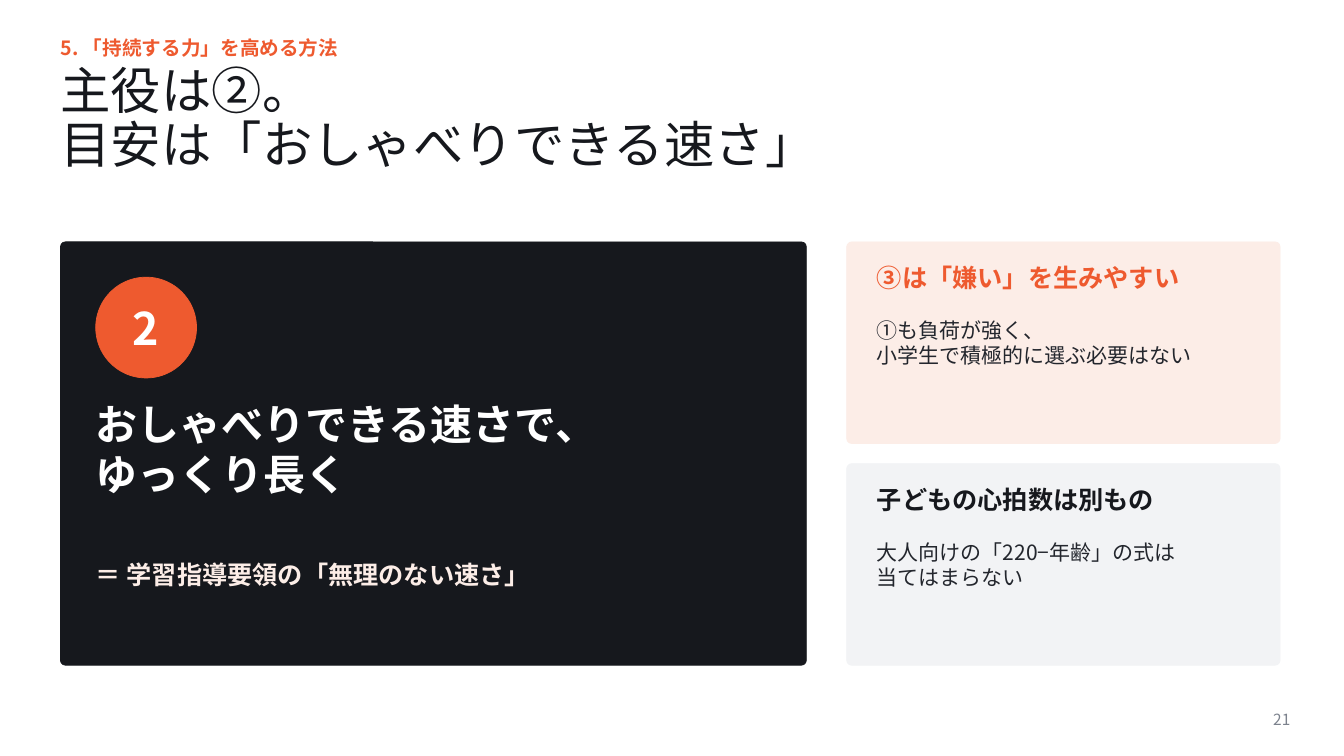
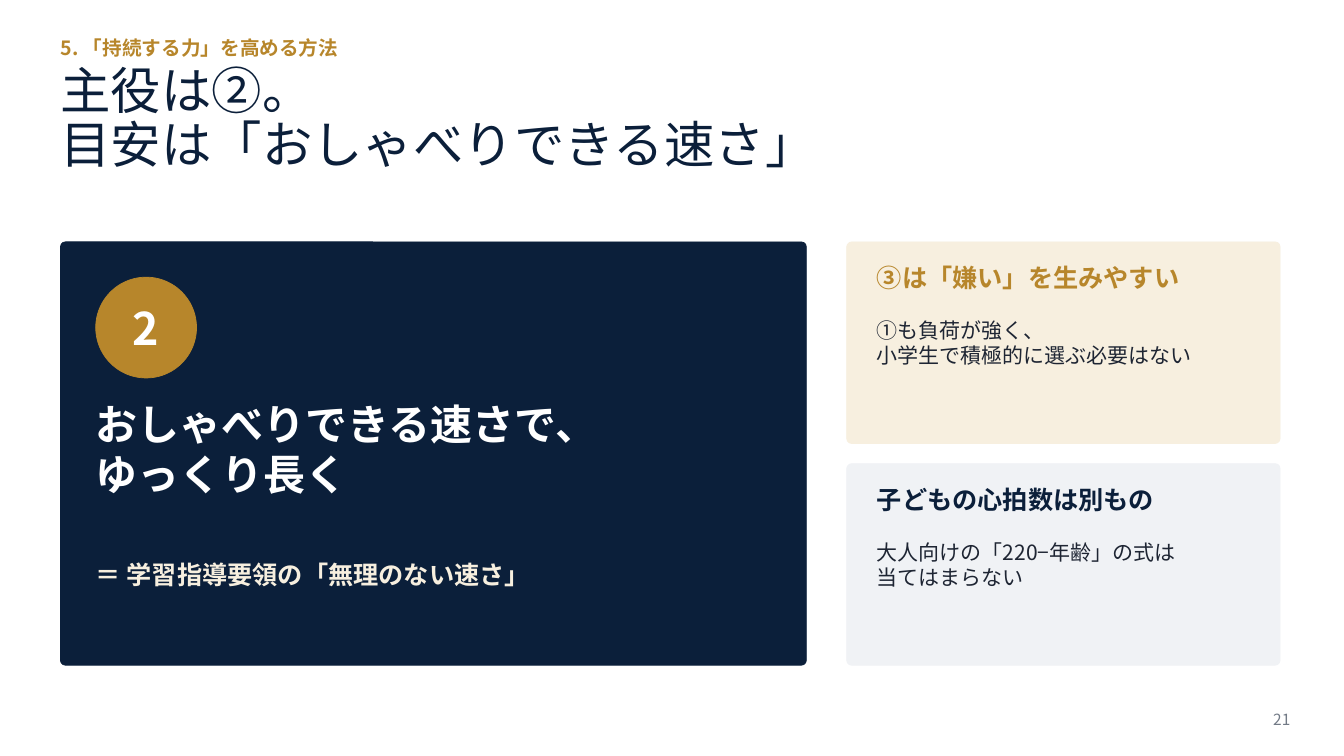
Before and after one commit to yokotaka21-cmyk/slide-longrun, a slide deck: slide 21 of マラソン大会に向けて_講義スライド.pptx. Drawn at 1344x756 pixels with LibreOffice and Linux fonts; fonts in the diff are those of the drawing. Boxes give left, top, right and bottom in pixels: in the first picture for what was removed or moved away, otherwise in the second. Text is boxed around its words. In the diff, an @@ line names an element or a change of style, - is before the commit and + after.

```diff
--- a/マラソン大会に向けて_講義スライド.pptx
+++ b/マラソン大会に向けて_講義スライド.pptx
@@ text "5. 「持続する力」を高める方法" at [60, 38, 338, 57]: text colour #EE5A2F to #B7862B @@
@@ title "主役は②。" at [60, 66, 815, 168]: text colour #16181D to #0B1F3A @@
@@ rounded rectangle at [60, 242, 807, 665]: fill #16181D to #0B1F3A; outline #16181D 0.5 pt to #0B1F3A 0.5 pt @@
@@ rounded rectangle at [847, 242, 1280, 444]: fill #FCEDE7 to #F7EFDF; outline #FCEDE7 0.5 pt to #F7EFDF 0.5 pt @@
@@ text "③は「嫌い」を生みやすい" at [877, 265, 1179, 290]: text colour #EE5A2F to #B7862B @@
@@ ellipse at [96, 277, 197, 378]: fill #EE5A2F to #B7862B; outline #EE5A2F 0.5 pt to #B7862B 0.5 pt @@
@@ rounded rectangle at [847, 464, 1280, 665]: fill #F2F3F5 to #F0F2F5; outline #F2F3F5 0.5 pt to #F0F2F5 0.5 pt @@
@@ text "子どもの心拍数は別もの" at [877, 487, 1154, 512]: text colour #16181D to #0B1F3A @@
@@ text "＝ 学習指導要領の「無理のない速さ」" at [127, 562, 530, 587]: text colour #FCEDE7 to #F7EFDF @@
```
Also in this commit, not shown: 31 other slides changed, 5 other files.
